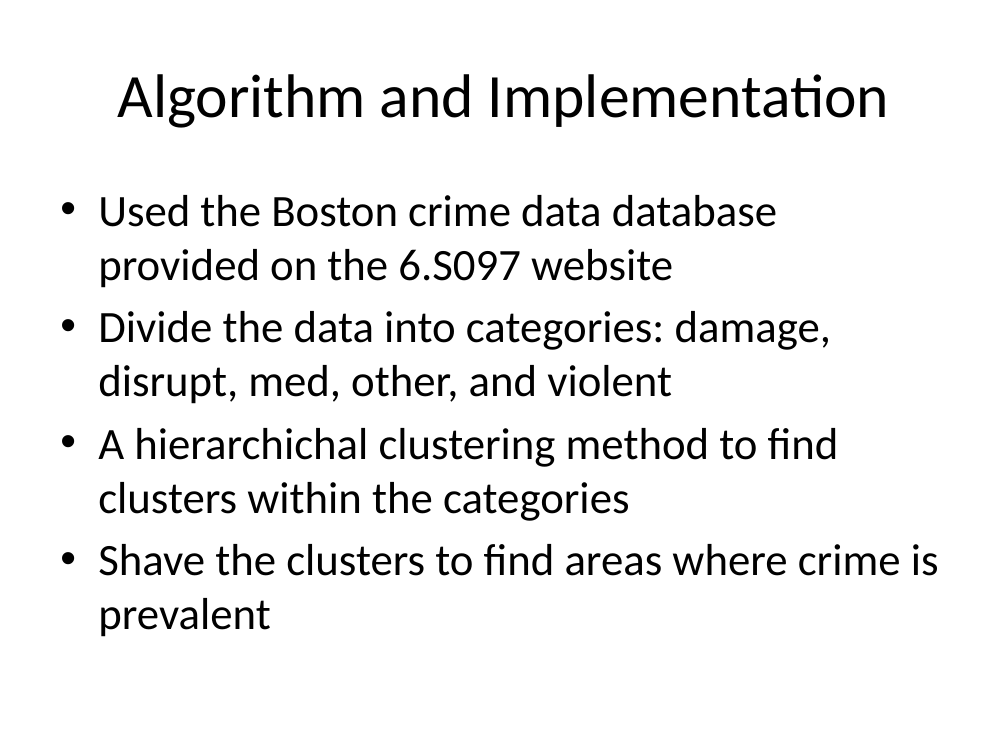
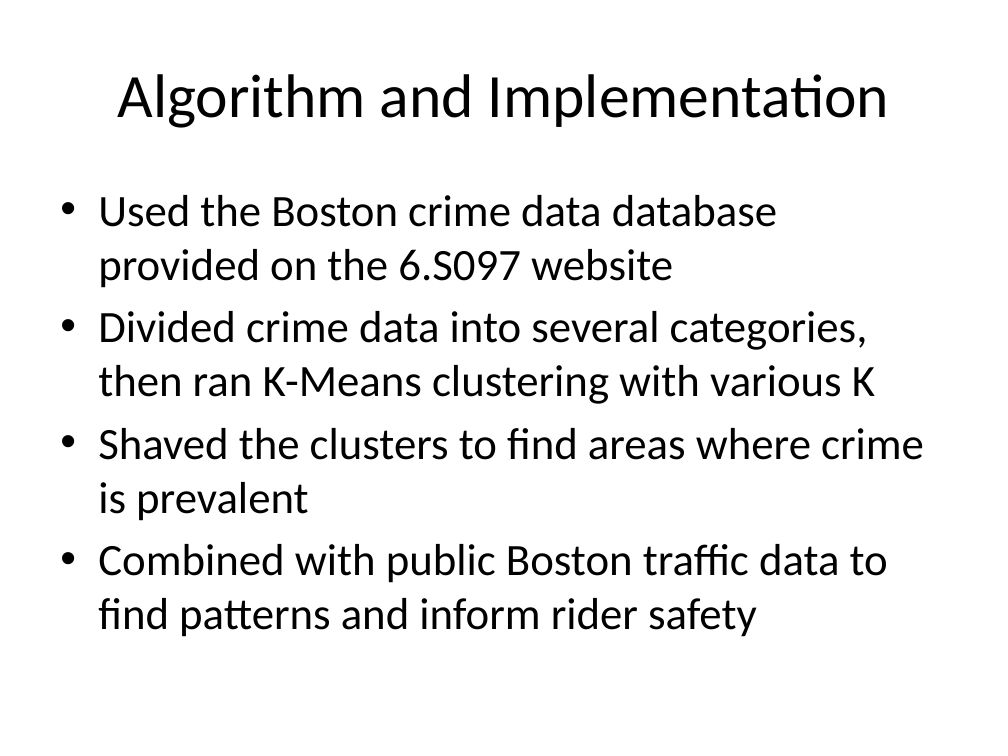
Before and after one commit to kalyons11/6.s097-project, a slide deck: slide 3 of presentation/6.pptx. Drawn at 1008x756 pixels with LibreOffice and Linux fonts; fonts in the diff are those of the drawing. Boxes give left, top, right and bottom in pixels: in the first picture for what was removed or moved away, otherwise in the second. Text is boxed around its words. In the diff, an @@ line names an element or a change of style, - is before the commit and + after.

Commit message:
Minor changes to presentation.

```diff
--- a/presentation/6.pptx
+++ b/presentation/6.pptx
@@ text at [98,311,924,637]: text changed @@
-• Divide the data into categories: damage, disrupt, med, other, and violent
-• A hierarchichal clustering method to find clusters within the categories
-• Shave the clusters to find areas where crime is prevalent
+• Divided crime data into several categories, then ran K-Means clustering with various K
+• Shaved the clusters to find areas where crime is prevalent
+• Combined with public Boston traffic data to find patterns and inform rider safety
```
Also in this commit, not shown: 3 other slides changed, 4 slides added, 3 slides removed.
